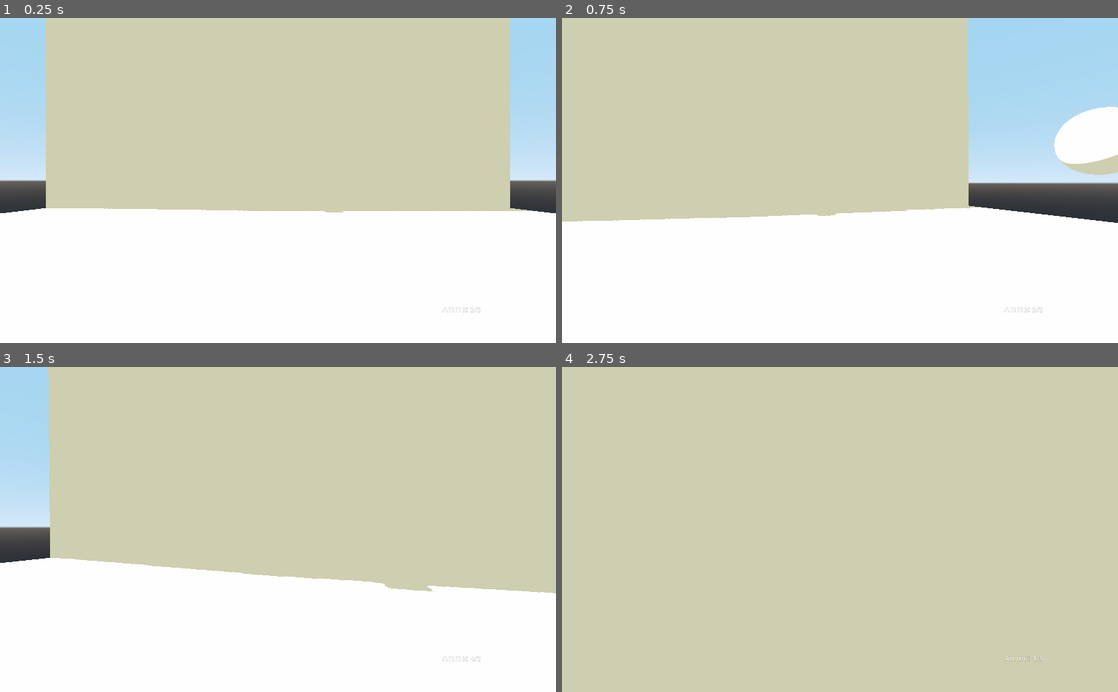
Above: before the commit, frames 1-4 (two rows, left to right).
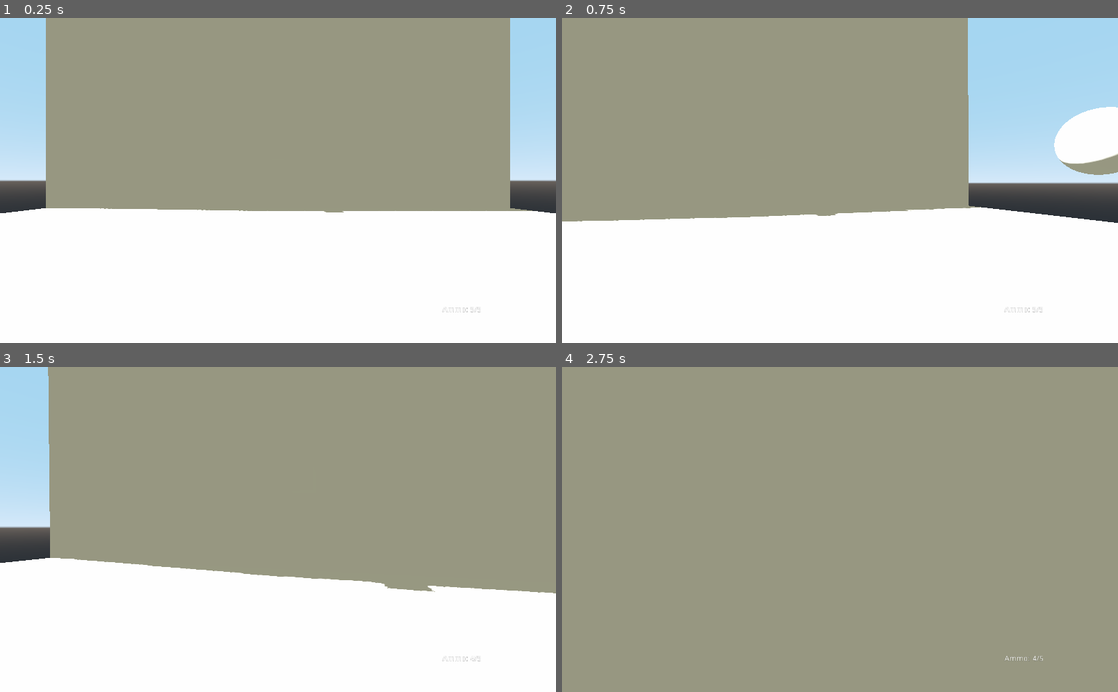
Above: after the commit, the same moments.

Repository: mc-carthy/gdBasicFps
Game: Godot game, scene res://Scenes/World.tscn
The game is run twice, just before and just after one commit, with the same random seed, the same clock (stepped at 60 frames per second) and the same inputs.
Inputs (mouse positions are in pixels of both pictures, inside the frame that each line leads up to):
- Up to frame 1 (0.25 s): no input
- Up to frame 2 (0.75 s): tap Enter at 0.5 s; move the mouse to (867, 180) at 0.52 s; hold W (move_forward) from 0.53 s (still down); tap E (interact) at 0.6 s
- Up to frame 3 (1.5 s): keep holding W (move_forward); tap Space (jump) at 0.77 s; move the mouse to (250, 529) at 1.27 s; click (250, 529) at 1.35 s
- Up to frame 4 (2.75 s): keep holding W (move_forward); tap Space (jump) at 1.52 s; tap E (interact) at 1.55, 2.1 s; move the mouse to (851, 523) at 2.02 s

The runs differ from the first frame. In frame 1, 49% of the frame differs, in the area x 8-96%, y 0-60%; in frame 2, 45%; in frame 3, 59%; in frame 4, 100%, in the area x 0-100%, y 0-100%.

Commit message:
Add light switch

Diff:
--- /dev/null
+++ b/Interactable/InteractableLightSwitch.gd
@@ -0,0 +1,22 @@
+extends Interactable
+
+export var light_node_path := NodePath()
+export var on_by_default: bool = true
+export var on_energy: float = 1.0
+export var off_energy: float = 0.0
+
+onready var light_node: Light = get_node(light_node_path)
+onready var on: bool = on_by_default
+
+func _ready() -> void:
+	set_light_energy()
+
+func set_light_energy() -> void:
+	light_node.set_param(Light.PARAM_ENERGY, on_energy if on else off_energy)
+
+func get_interaction_text() -> String:
+	return "Switch light off" if on else "Switch light on"
+
+func interact() -> void:
+	on = !on
+	set_light_energy()
--- a/Scenes/World.tscn
+++ b/Scenes/World.tscn
@@ -1,7 +1,7 @@
 [gd_scene load_steps=9 format=2]
 
 [ext_resource path="res://Player/Player.tscn" type="PackedScene" id=1]
-[ext_resource path="res://Interactable/Interactable.gd" type="Script" id=2]
+[ext_resource path="res://Interactable/InteractableLightSwitch.gd" type="Script" id=2]
 
 [sub_resource type="BoxShape" id=3]
 extents = Vector3( 20, 0.5, 20 )
@@ -53,6 +53,8 @@
 transform = Transform( 1, 0, 0, 0, 1, 0, 0, 0, 1, 0, 5, -18 )
 collision_layer = 2
 script = ExtResource( 2 )
+light_node_path = NodePath("SpotLight")
+on_by_default = false
 
 [node name="CollisionShape" type="CollisionShape" parent="Interactable"]
 transform = Transform( 1, 0, 0, 0, 1, 0, 0, 0, 1, 0, -0.5, 0 )
@@ -62,6 +64,9 @@
 transform = Transform( 1, 0, 0, 0, 1, 0, 0, 0, 1, 0, -0.5, 0 )
 mesh = SubResource( 8 )
 material/0 = null
+
+[node name="SpotLight" type="SpotLight" parent="Interactable"]
+transform = Transform( 1, 0, 0, 0, 1, 0, 0, 0, 1, 0, -0.5, -0.5 )
 
 [node name="Target" type="StaticBody" parent="." groups=[
 "Enemies",
--- a/default_env.tres
+++ b/default_env.tres
@@ -6,4 +6,5 @@
 background_mode = 2
 background_sky = SubResource( 1 )
 ambient_light_color = Color( 0.807843, 0.807843, 0.686275, 1 )
+ambient_light_energy = 0.5
 ambient_light_sky_contribution = 0.0
